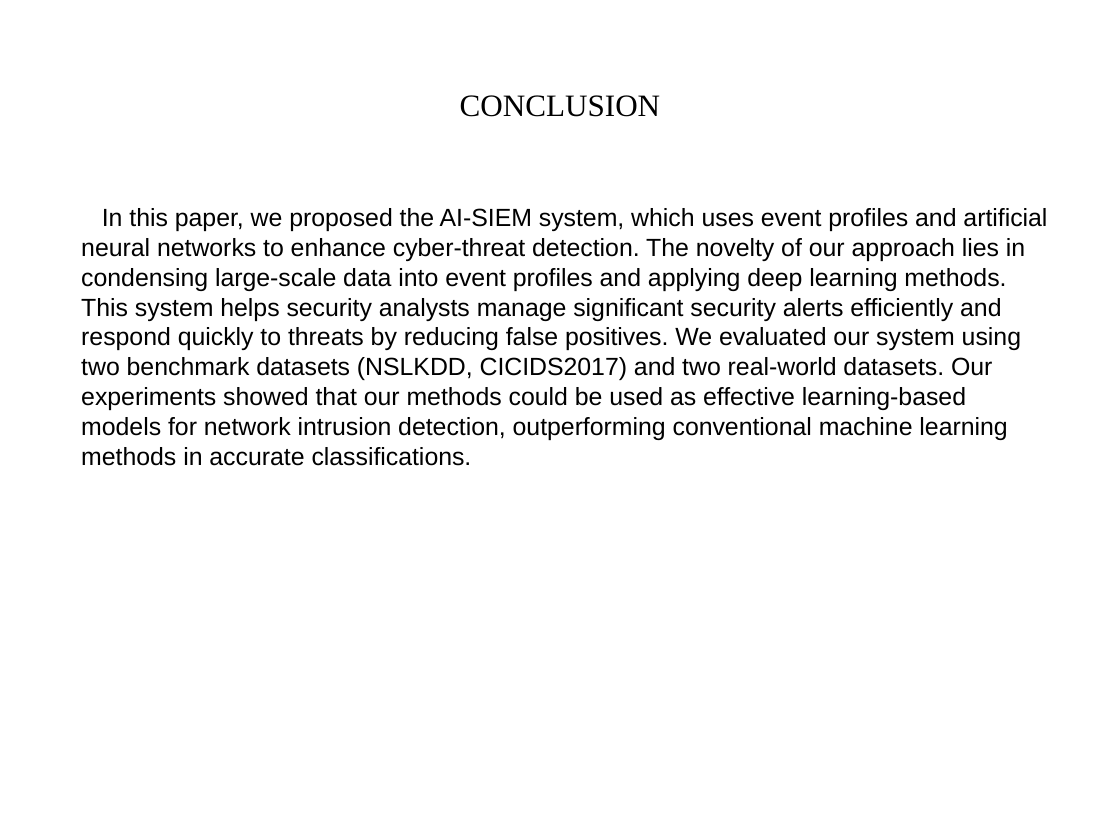
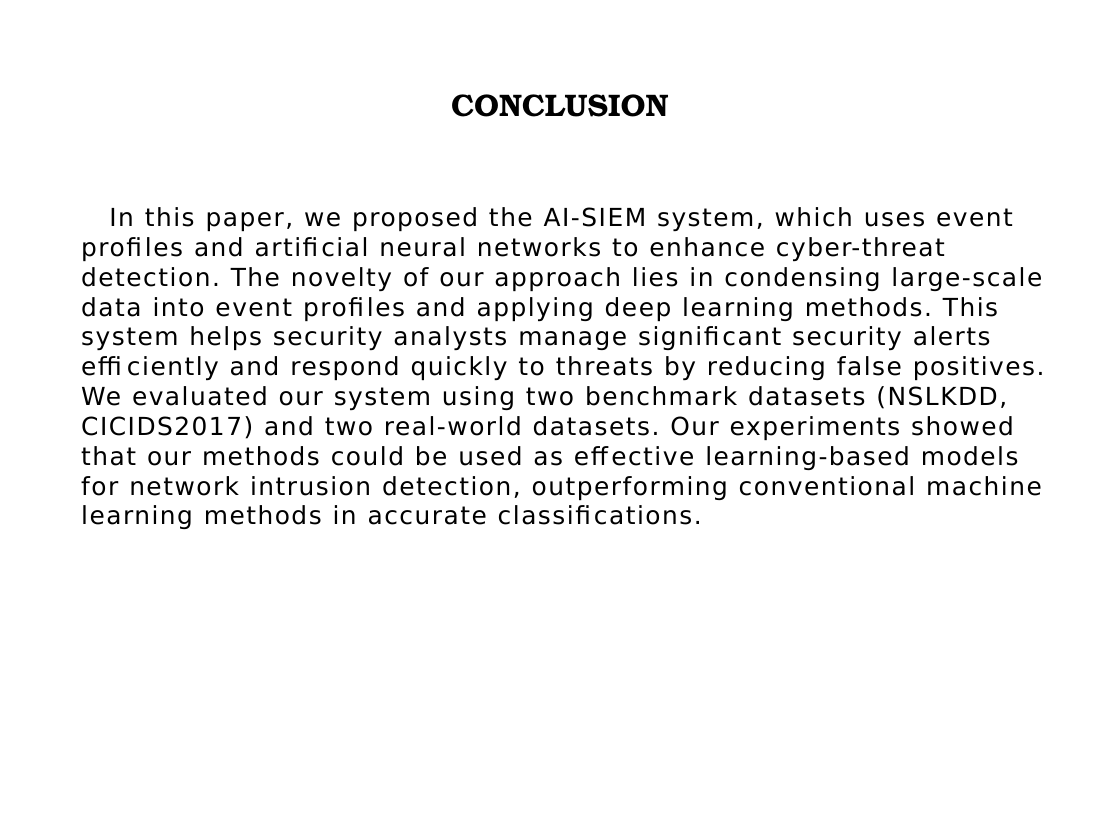
Before and after one commit to shivashankarenagandula/Cyber-threat-detection-based-on-artificial-neural-network-using-event-profiles, a slide deck: slide 15 of BATCH_14_RTR_CSD-A.pptx (slide 13 before the commit). Drawn at 1120x840 pixels with LibreOffice and Linux fonts; fonts in the diff are those of the drawing. Boxes give left, top, right and bottom in pixels: in the first picture for what was removed or moved away, otherwise in the second. Text is boxed around its words. In the diff, an @@ line names an element or a change of style, - is before the commit and + after.

```diff
--- a/BATCH_14_RTR_CSD-A.pptx
+++ b/BATCH_14_RTR_CSD-A.pptx
@@ title "CONCLUSION" at <box>451,94,668,117</box>: font Times New Roman to TeX Gyre Bonum, bold on @@
@@ text "In this paper, we proposed ..." at <box>81,207,1045,529</box>: font Arial to DejaVu Sans, letter spacing 0 to 1 pt @@
```
Also in this commit, not shown: 12 other slides changed, 3 slides added, 1 slide removed.
